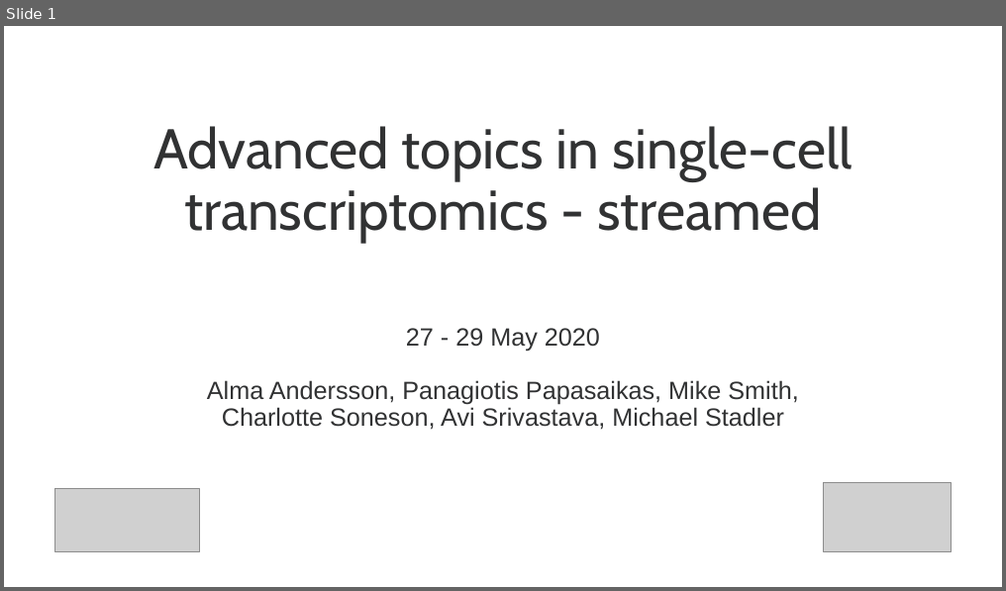
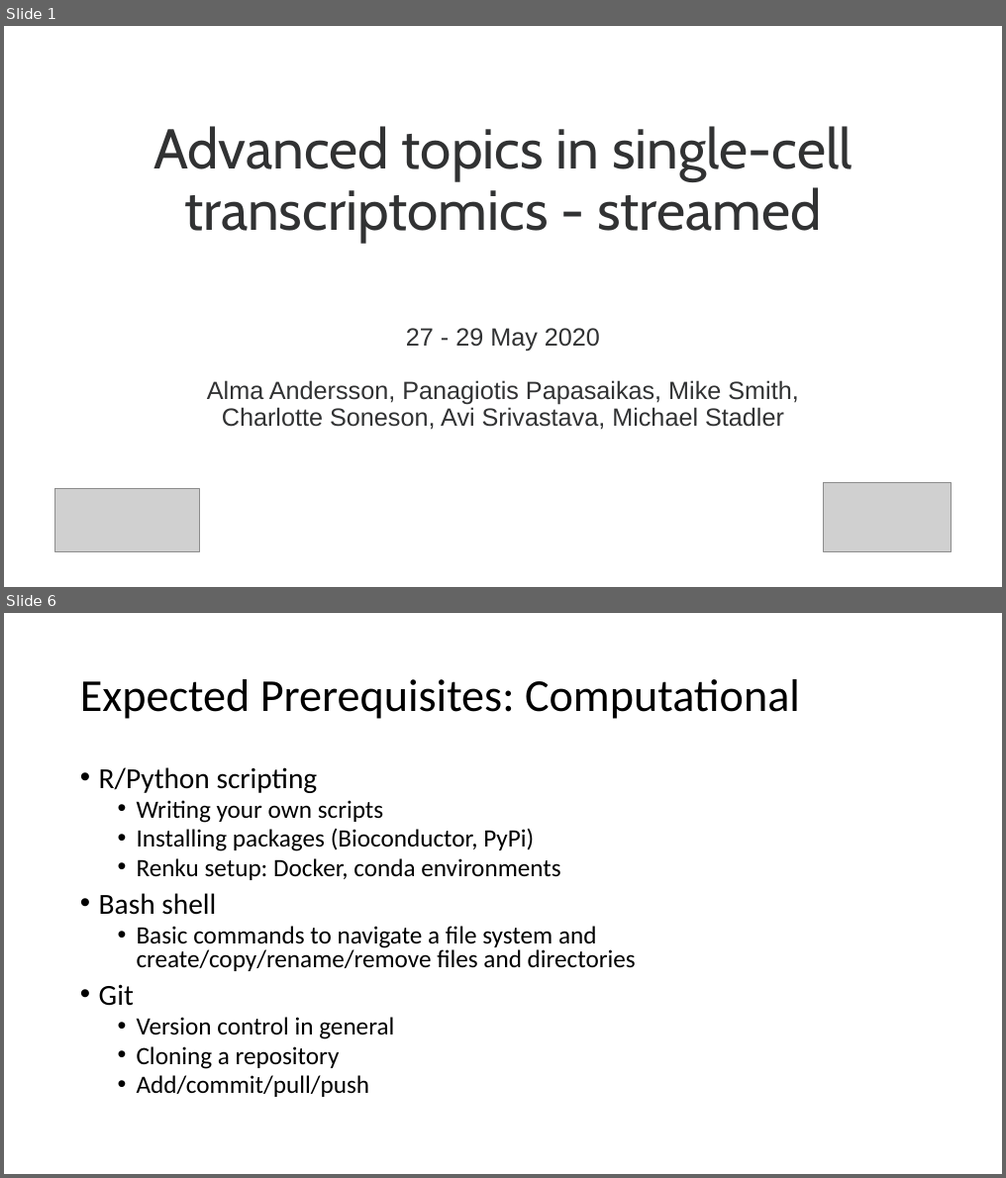
Before and after one commit to fmicompbio/adv_scrnaseq_2020, a slide deck: introduction/IntroductionToTheCourse.pptx. Shown one above the other, each under a label of ours: slide 1 before the commit, slides 1 and 6 after it; the slides between them are not shown. The pictures are 1006x591 and 1006x1178 pixels, drawn with LibreOffice and Linux fonts; fonts in the diff are those of the drawing; grey boxes stand for pictures. Boxes give left, top, right and bottom in pixels: in the first picture for what was removed or moved away, otherwise in the second. Text is boxed around its words. In the diff, an @@ line names an element or a change of style, - is before the commit and + after.

```diff
--- a/introduction/IntroductionToTheCourse.pptx
+++ b/introduction/IntroductionToTheCourse.pptx
@@ slide 6 added at <box>4,613,1002,1174</box>, background #FFFFFF @@
@@ title added at <box>80,679,800,719</box>, 44 pt, text #000000 @@
+Expected Prerequisites: Computational
@@ text added at <box>99,767,636,1097</box>, 24 pt, text #000000 @@
+• R/Python scripting
+  • Writing your own scripts
+  • Installing packages (Bioconductor, PyPi)
+  • Renku setup: Docker, conda environments
+• Bash shell
+  • Basic commands to navigate a file system and
+    create/copy/rename/remove files and directories
+• Git
+  • Version control in general
+  • Cloning a repository
+  • Add/commit/pull/push
```
Also in this commit, not shown: 2 slides changed, 5 other slides added, 3 slides removed.
